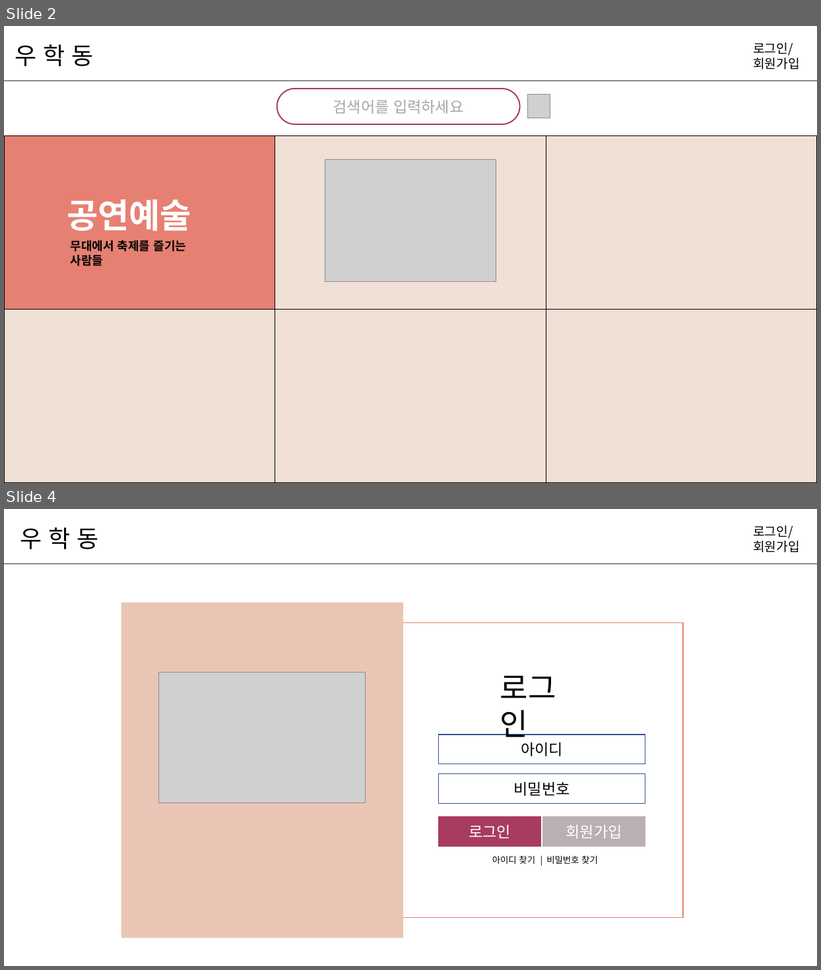
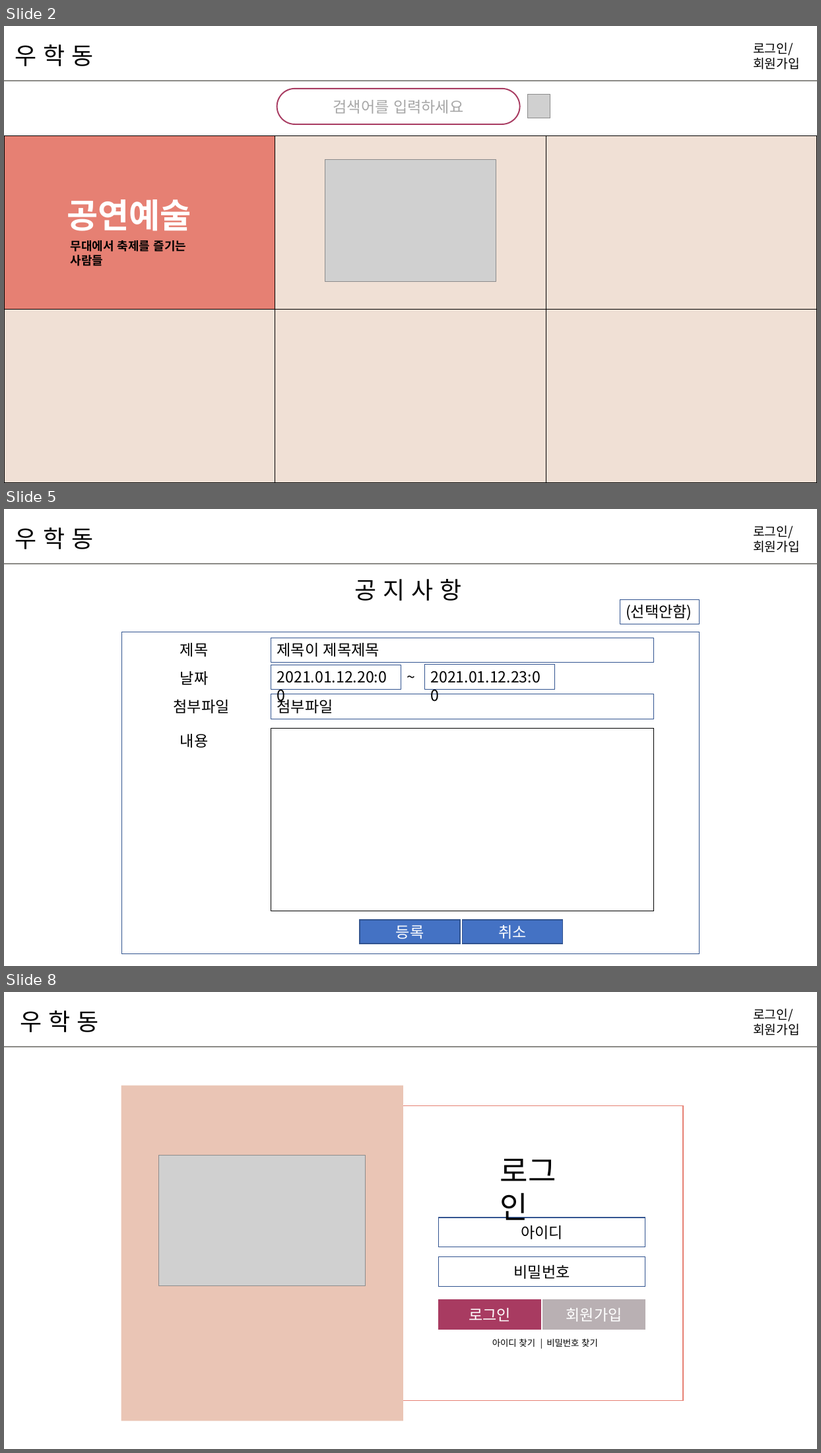
Before and after one commit to hyunniesss/ToyProject, a slide deck: document/와이어프레임/우학동_와이어프레임.pptx. Shown one above the other, each under a label of ours: slides 2 and 4 before the commit, slides 2, 5 and 8 after it; the slides between them are not shown. The pictures are 821x970 and 821x1453 pixels, drawn with LibreOffice and Linux fonts; fonts in the diff are those of the drawing; grey boxes stand for pictures. Boxes give left, top, right and bottom in pixels: in the first picture for what was removed or moved away, otherwise in the second. Text is boxed around its words. In the diff, an @@ line names an element or a change of style, - is before the commit and + after.

```diff
--- a/document/와이어프레임/우학동_와이어프레임.pptx
+++ b/document/와이어프레임/우학동_와이어프레임.pptx
@@ slide 5 added at (4,509,817,966), background #FFFFFF @@
@@ text added at (15,527,93,549), 28 pt, text #000000 @@
+우 학 동
@@ text added at (753,525,800,553), 15 pt, text #000000 @@
+로그인/
+회원가입
@@ line added from (4, 564) to (817, 564), #8B8A86 1.5 pt @@
@@ text added at (355,579,462,601), 28 pt, text #000000 @@
+공 지 사 항
@@ rectangle added at (620,600,700,625), outline #325491 0.75 pt, 18 pt, text #000000 @@
+(선택안함)
@@ rectangle added at (121,632,700,955), outline #325491 1 pt @@
@@ text added at (180,643,209,657), 18 pt, text #000000 @@
+제목
@@ rectangle added at (271,638,654,662), outline #325491 0.75 pt, 18 pt, text #000000 @@
+제목이 제목제목
@@ rectangle added at (271,665,402,690), outline #325491 0.75 pt, 18 pt, text #000000 @@
+2021.01.12.20:00
@@ text added at (401,665,425,690), 18 pt, text #000000 @@
+~
@@ rectangle added at (425,665,556,689), outline #325491 0.75 pt, 18 pt, text #000000 @@
+2021.01.12.23:00
@@ text added at (180,671,209,685), 18 pt, text #000000 @@
+날짜
@@ text added at (173,699,229,714), 18 pt, text #000000 @@
+첨부파일
@@ rectangle added at (271,694,654,719), outline #325491 0.75 pt, 18 pt, text #000000 @@
+첨부파일
@@ text added at (180,734,209,748), 18 pt, text #000000 @@
+내용
@@ rectangle added at (271,729,654,912), outline #000000 1 pt, 18 pt, text #FFFFFF @@
+내용이 내용내용
@@ rectangle added at (360,920,459,944), fill #4472C4, outline #325491 1 pt, 18 pt, text #FFFFFF @@
+등록
@@ rectangle added at (463,920,563,944), fill #4472C4, outline #325491 1 pt, 18 pt, text #FFFFFF @@
+취소
@@ what was slide 4 is now slide 8 @@
```
Also in this commit, not shown: 5 slides changed, 9 other slides added, 1 other file.
